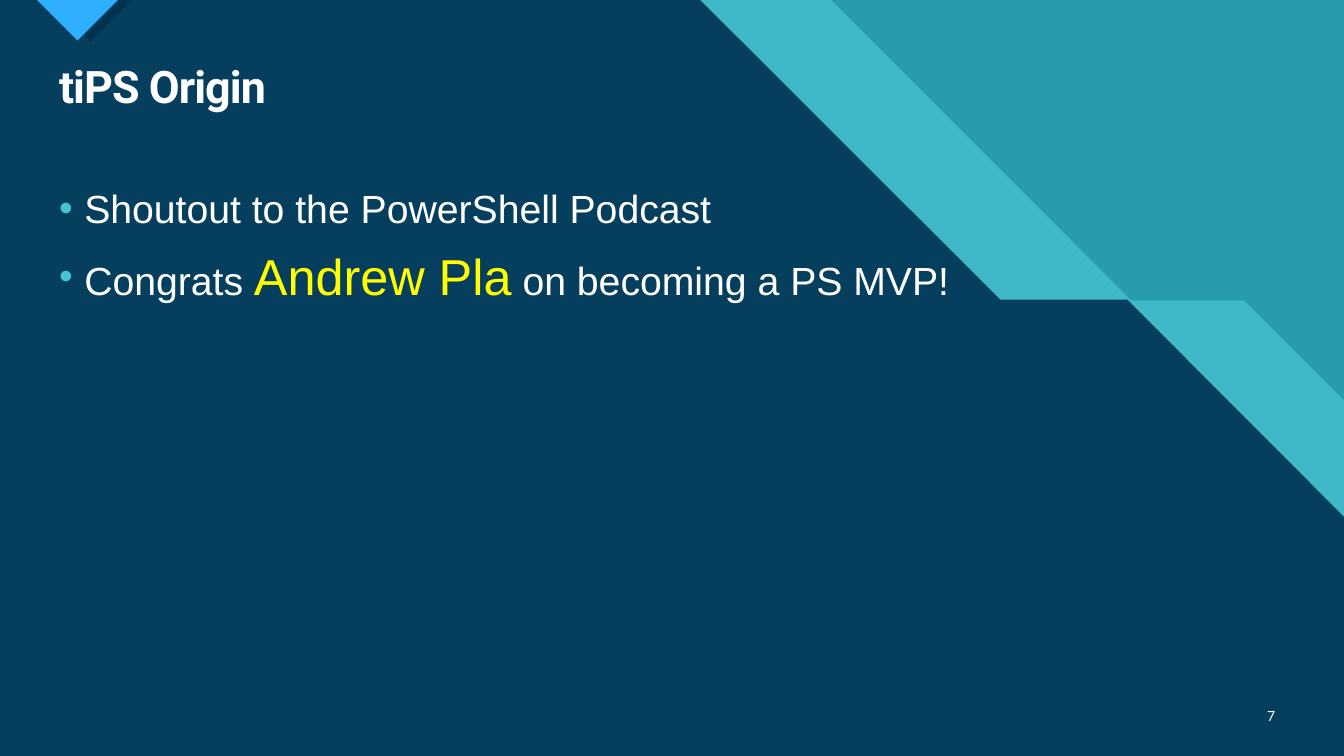
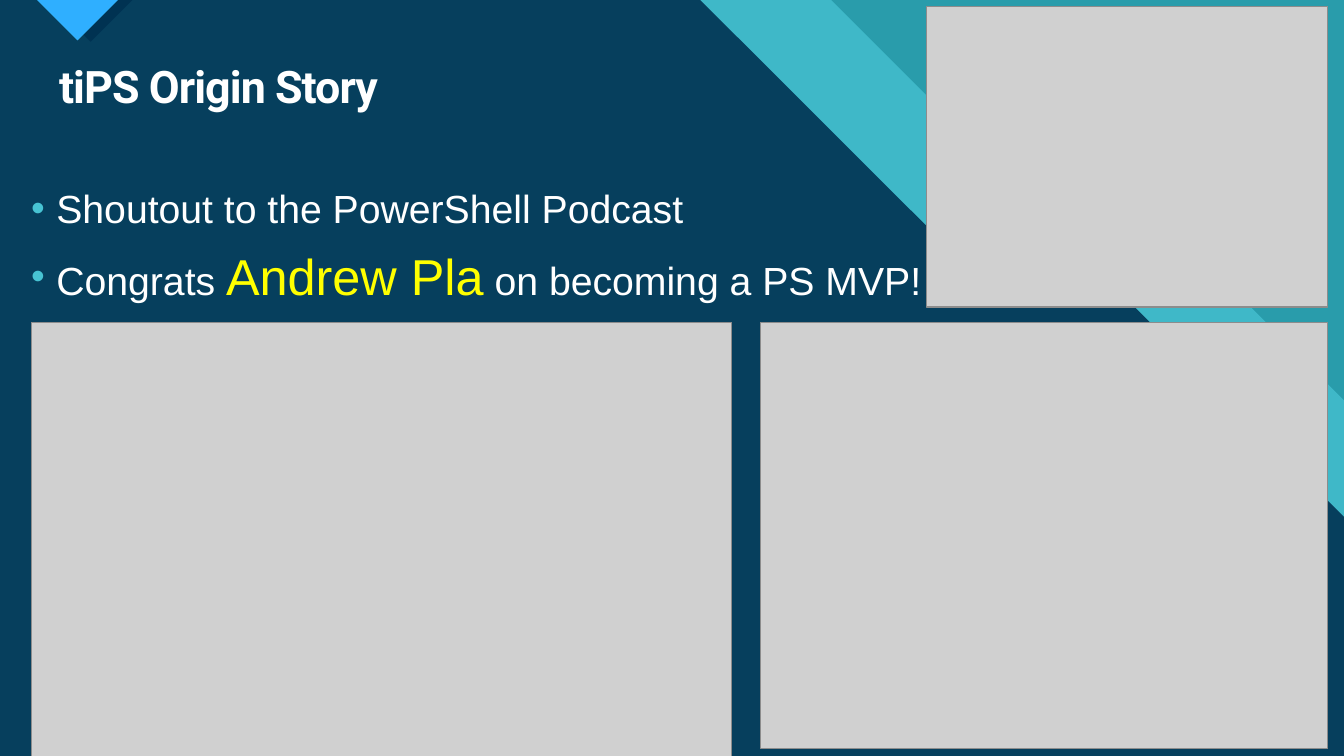
Before and after one commit to deadlydog/Presentation.tiPSWelcome, a slide deck: slide 8 of src/tiPS Welcome.pptx (slide 7 before the commit). Drawn at 1344x756 pixels with LibreOffice and Linux fonts; fonts in the diff are those of the drawing; grey boxes stand for pictures. Boxes give left, top, right and bottom in pixels: in the first picture for what was removed or moved away, otherwise in the second. Text is boxed around its words. In the diff, an @@ line names an element or a change of style, - is before the commit and + after.

Commit message:
Update PowerPoint a lot and add some example script files to show during presentation

```diff
--- a/src/tiPS Welcome.pptx
+++ b/src/tiPS Welcome.pptx
@@ picture added at bbox=[927, 6, 1328, 308] @@
@@ title at bbox=[59, 70, 378, 113]: text changed @@
-tiPS Origin
+tiPS Origin Story
@@ text "Shoutout to the PowerShell Podcast": place and size @@
-text "Shoutout to the PowerShell Podcast" at bbox=[84, 194, 949, 303]
+text "Shoutout to the PowerShell Podcast" at bbox=[56, 194, 921, 303]
@@ picture added at bbox=[32, 323, 732, 756] @@
@@ picture added at bbox=[760, 323, 1328, 748] @@
@@ page number removed at bbox=[1267, 711, 1275, 721] @@
-7
```
Also in this commit, not shown: 6 other slides changed, 6 slides added, 1 slide removed, 5 other files.
